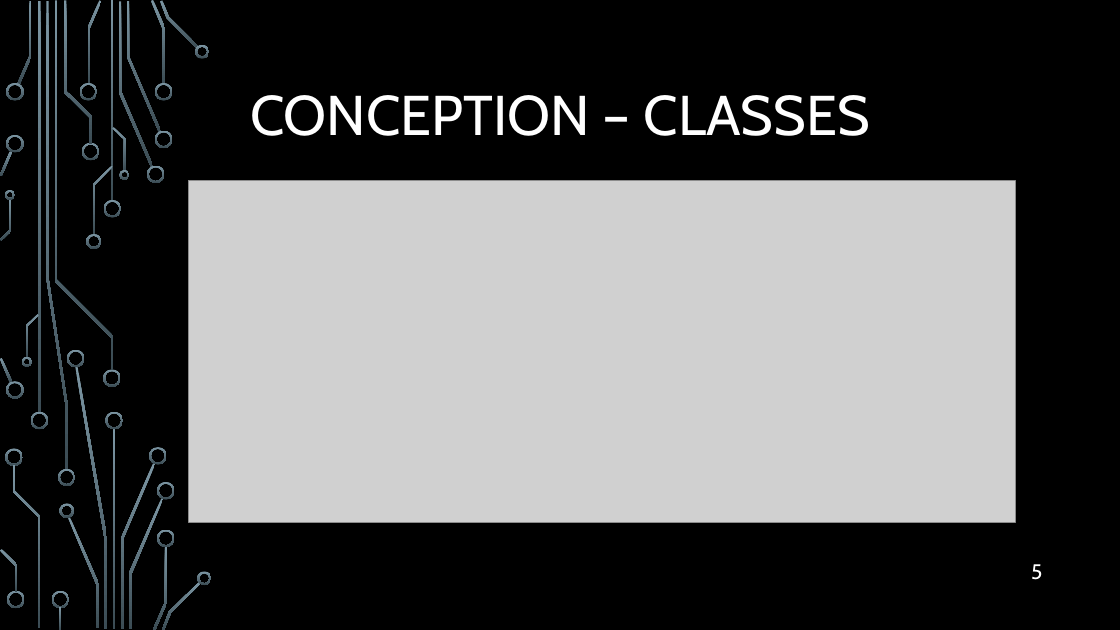
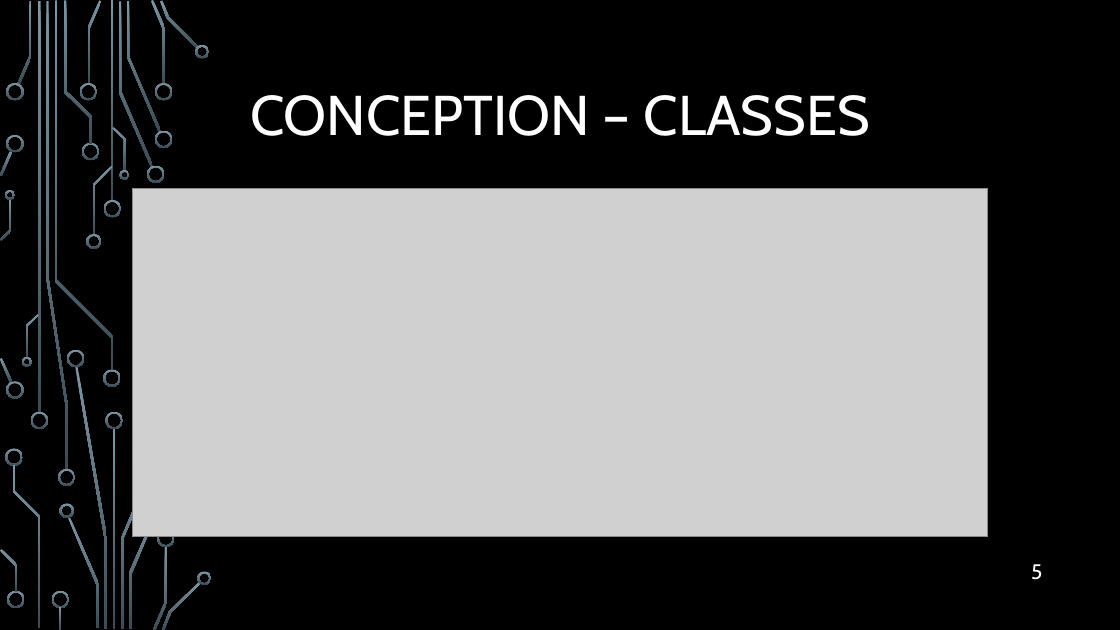
Before and after one commit to yh175/Perceptive-Automotive, a slide deck: slide 5 of docs/Perceptive automotive v2.pptx. Drawn at 1120x630 pixels with LibreOffice and Linux fonts; fonts in the diff are those of the drawing; grey boxes stand for pictures; background and template pictures are left out. Boxes give left, top, right and bottom in pixels: in the first picture for what was removed or moved away, otherwise in the second. Text is boxed around its words. In the diff, an @@ line names an element or a change of style, - is before the commit and + after.

```diff
--- a/docs/Perceptive automotive v2.pptx
+++ b/docs/Perceptive automotive v2.pptx
@@ picture: place and size @@
-picture at <box>188,181,1015,522</box>
+picture at <box>132,189,988,538</box>
@@ freeform shape removed at <box>150,447,167,465</box> @@
@@ freeform shape removed at <box>157,482,175,500</box> @@
```
Also in this commit, not shown: 2 other files.
